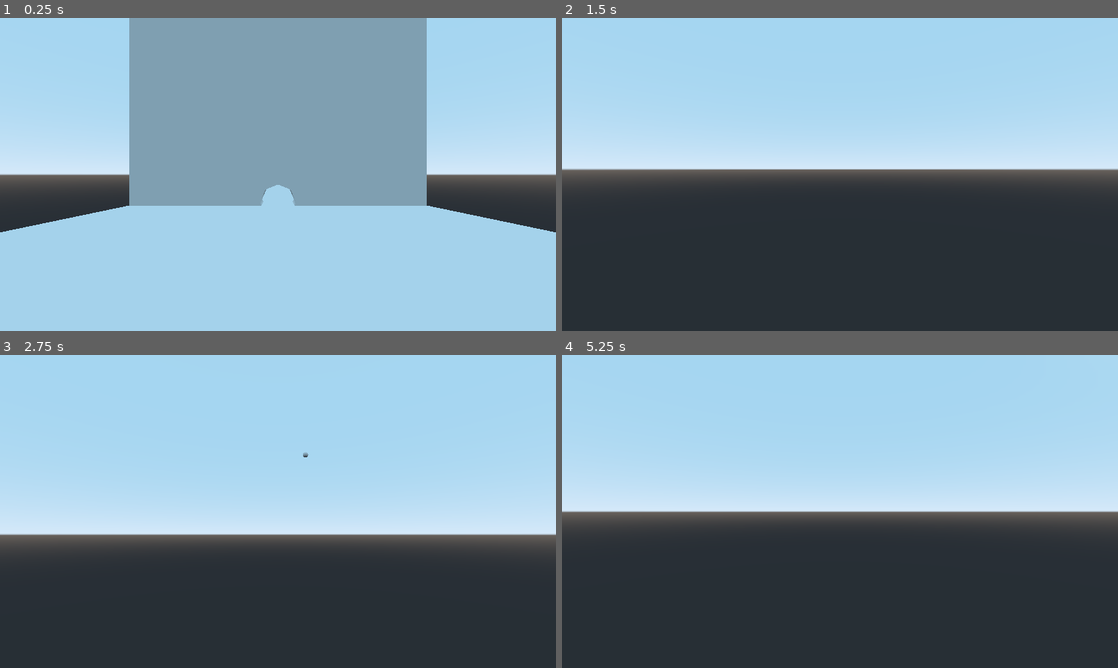
Above: before the commit, frames 1-4 (two rows, left to right).
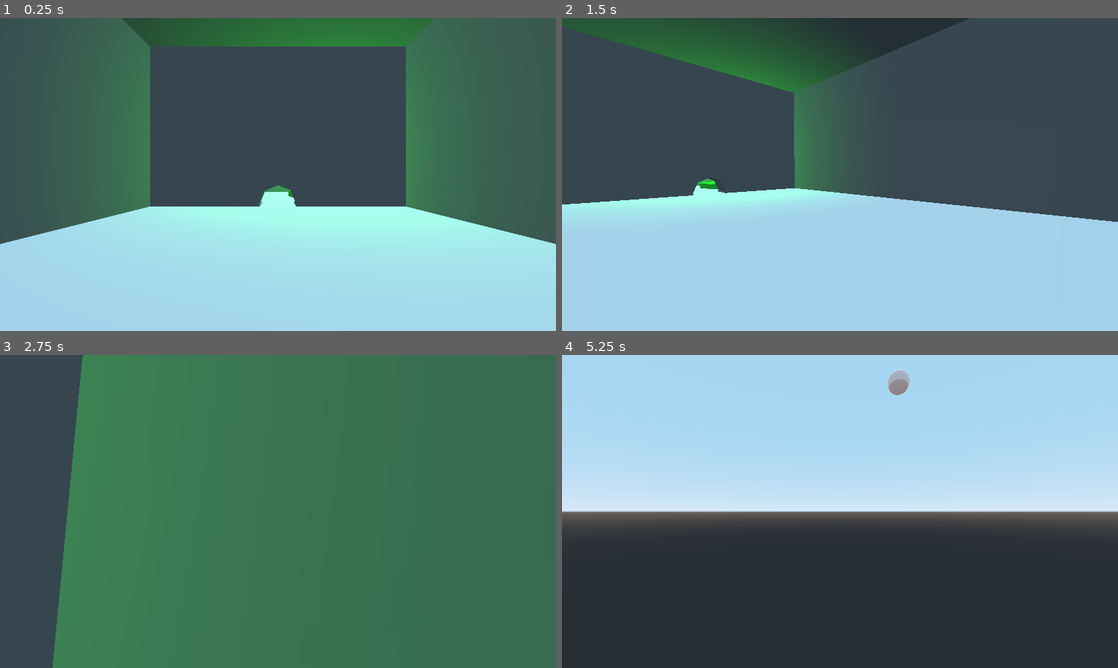
Above: after the commit, the same moments.

Repository: duckinator/nyoom
Game: Godot game, scene res://Main.tscn
Same seed, same stepped clock (60 frames per second), same inputs: the game is played once before the commit and once after it.
Inputs (mouse positions are in pixels of both pictures, inside the frame that each line leads up to):
- Up to frame 1 (0.25 s): no input
- Up to frame 2 (1.5 s): tap Enter at 0.5 s; move the mouse to (867, 174) at 0.52 s; hold W (movement_forward) from 0.53 s (still down); click (867, 174) at 0.6 s; tap Space (movement_jump) at 0.77 s; move the mouse to (812, 174) at 1.27 s; right-click (812, 174) at 1.35 s
- Up to frame 3 (2.75 s): keep holding W (movement_forward); tap Space (movement_jump) at 1.52 s; move the mouse to (289, 505) at 2.02 s; click (289, 505) at 2.1 s
- Up to frame 4 (5.25 s): keep holding W (movement_forward); move the mouse to (834, 517) at 2.77 s; right-click (834, 517) at 2.85 s; tap Space (movement_jump) at 3.02, 3.5, 3.77, 4.52 s; move the mouse to (878, 514) at 3.52 s; click (878, 514) at 3.6 s; move the mouse to (795, 508) at 4.27 s; right-click (795, 508) at 4.35 s; tap Enter at 5 s; move the mouse to (845, 511) at 5.02 s; click (845, 511) at 5.1 s

The runs differ from the first frame. In frame 1, 69% of the frame differs, in the area x 0-100%, y 0-74%; in frame 2, 94%; in frame 3, 99%, in the area x 0-100%, y 0-100%; in frame 4, 0.3%.

Commit message:
WOOOOO

Diff:
--- a/src/Bullet.tscn
+++ b/src/Bullet.tscn
@@ -10,6 +10,17 @@
 height = 0.5
 radial_segments = 32
 
+[sub_resource type="SpatialMaterial" id=4]
+albedo_color = Color( 0.54902, 0.580392, 0.619608, 1 )
+metallic = 0.2
+metallic_specular = 1.0
+roughness = 0.0
+emission_enabled = true
+emission = Color( 0.541176, 0.505882, 0.505882, 1 )
+emission_energy = 1.0
+emission_operator = 0
+emission_on_uv2 = false
+
 [sub_resource type="SphereShape" id=2]
 radius = 0.25
 
@@ -20,7 +31,7 @@
 
 [node name="MeshInstance" type="MeshInstance" parent="."]
 mesh = SubResource( 1 )
-material/0 = null
+material/0 = SubResource( 4 )
 
 [node name="CollisionShape" type="CollisionShape" parent="."]
 shape = SubResource( 2 )
--- /dev/null
+++ b/src/Environment.tres
@@ -0,0 +1,5 @@
+[gd_resource type="SpatialMaterial" format=2]
+
+[resource]
+albedo_color = Color( 0.909804, 0.266667, 0.180392, 1 )
+metallic = 0.2
--- /dev/null
+++ b/src/Game.gd
@@ -0,0 +1,14 @@
+extends Node
+
+var level = 1
+
+# Called when the node enters the scene tree for the first time.
+func _ready():
+	pass # Replace with function body.
+
+# Called every frame. 'delta' is the elapsed time since the previous frame.
+#func _process(delta):
+#	pass
+
+func level_complete():
+	print("WOOOO")
--- a/src/Level1.tscn
+++ b/src/Level1.tscn
@@ -1,73 +1,82 @@
-[gd_scene load_steps=8 format=2]
+[gd_scene load_steps=6 format=2]
 
 [ext_resource path="res://Player.tscn" type="PackedScene" id=1]
+[ext_resource path="res://Walls.tres" type="Material" id=2]
+[ext_resource path="res://environment/exit_pad/ExitPad.tscn" type="PackedScene" id=3]
 
-[sub_resource type="CubeMesh" id=8]
-size = Vector3( 10, 2, 200 )
+[sub_resource type="CubeMesh" id=1]
+size = Vector3( 10, 2, 20 )
 
-[sub_resource type="ConvexPolygonShape" id=15]
-points = PoolVector3Array( -5, 1, 100, 5, 1, -100, 5, 1, 100, -5, 1, -100, -5, -1, 100, 5, -1, -100, 5, -1, 100, -5, -1, -100, 5, 1, 100, -5, 1, -100, 5, 1, -100, -5, 1, 100, 5, -1, 100, -5, -1, -100, 5, -1, -100, -5, -1, 100, 5, 1, 100, -5, -1, 100, -5, 1, 100, 5, -1, 100, 5, 1, -100, -5, -1, -100, -5, 1, -100, 5, -1, -100 )
-
-[sub_resource type="CubeMesh" id=10]
-size = Vector3( 10, 1, 10 )
-
-[sub_resource type="ConvexPolygonShape" id=11]
-points = PoolVector3Array( -5, 1, 5, 5, 1, -5, 5, 1, 5, -5, 1, -5, -5, -1, 5, 5, -1, -5, 5, -1, 5, -5, -1, -5, 5, 1, 5, -5, 1, -5, 5, 1, -5, -5, 1, 5, 5, -1, 5, -5, -1, -5, 5, -1, -5, -5, -1, 5, 5, 1, 5, -5, -1, 5, -5, 1, 5, 5, -1, 5, 5, 1, -5, -5, -1, -5, -5, 1, -5, 5, -1, -5 )
-
-[sub_resource type="CubeMesh" id=13]
-size = Vector3( 10, 1, 20 )
-
-[sub_resource type="ConvexPolygonShape" id=16]
-points = PoolVector3Array( -5, 0.5, 10, 5, 0.5, -10, 5, 0.5, 10, -5, 0.5, -10, -5, -0.5, 10, 5, -0.5, -10, 5, -0.5, 10, -5, -0.5, -10, 5, 0.5, 10, -5, 0.5, -10, 5, 0.5, -10, -5, 0.5, 10, 5, -0.5, 10, -5, -0.5, -10, 5, -0.5, -10, -5, -0.5, 10, 5, 0.5, 10, -5, -0.5, 10, -5, 0.5, 10, 5, -0.5, 10, 5, 0.5, -10, -5, -0.5, -10, -5, 0.5, -10, 5, -0.5, -10 )
+[sub_resource type="BoxShape" id=2]
+extents = Vector3( 5, 1, 10 )
 
 [node name="Level1" type="Spatial"]
 
 [node name="Player" parent="." instance=ExtResource( 1 )]
 
 [node name="Floor" type="MeshInstance" parent="."]
-editor/display_folded = true
-transform = Transform( 1, 0, 0, 0, 1, 0, 0, 0, 1, 0, -1, -90 )
-mesh = SubResource( 8 )
+transform = Transform( 1, 0, 0, 0, 1, 0, 0, 0, 1, 0, -1, -4 )
+mesh = SubResource( 1 )
 material/0 = null
 
 [node name="StaticBody" type="StaticBody" parent="Floor"]
 
 [node name="CollisionShape" type="CollisionShape" parent="Floor/StaticBody"]
-shape = SubResource( 15 )
+shape = SubResource( 2 )
 
 [node name="CSGCombiner" type="CSGCombiner" parent="."]
-transform = Transform( 1, 0, 0, 0, 1, 0, 0, 0, 1, 0, 25, -8 )
+transform = Transform( 1, 0, 0, 0, 1, 0, 0, 0, 1, 0, 10, -7.5 )
 use_collision = true
 
 [node name="CSGBox" type="CSGBox" parent="CSGCombiner"]
-width = 10.0
-height = 50.0
+transform = Transform( 1, 0, 0, 0, 1, 0, 0, 0, 1, 0, -7.5, 0 )
+width = 8.0
+height = 5.0
 depth = 1.0
+material = ExtResource( 2 )
 
 [node name="CSGCylinder" type="CSGCylinder" parent="CSGCombiner"]
-transform = Transform( 1, 0, 0, 0, -4.37114e-08, -1, 0, 1, -4.37114e-08, 0, -24.893, 0 )
+transform = Transform( 1, 0, 0, 0, -4.37114e-08, -1, 0, 1, -4.37114e-08, 9.53674e-07, -9.93271, 0 )
 operation = 2
 radius = 0.6
 height = 5.0
+smooth_faces = false
+material = ExtResource( 2 )
 
-[node name="MeshInstance" type="MeshInstance" parent="."]
-editor/display_folded = true
-transform = Transform( 1, 0, 0, 0, 0.5, 0.866025, 0, -0.866025, 0.5, 0, 27.8576, -34.2633 )
-mesh = SubResource( 10 )
-material/0 = null
+[node name="CSGBox2" type="CSGBox" parent="CSGCombiner"]
+transform = Transform( 1, 0, 0, 0, 1, 0, 0, 0, 1, 0, -7, 13 )
+width = 10.0
+height = 6.0
+depth = 1.0
+material = ExtResource( 2 )
 
-[node name="StaticBody" type="StaticBody" parent="MeshInstance"]
+[node name="CSGBox3" type="CSGBox" parent="CSGCombiner"]
+transform = Transform( -4.37114e-08, 0, 1, 0, 1, 0, -1, 0, -4.37114e-08, -4.5, -7, 3.5 )
+width = 18.0
+height = 6.0
+depth = 1.0
+material = ExtResource( 2 )
 
-[node name="CollisionShape" type="CollisionShape" parent="MeshInstance/StaticBody"]
-shape = SubResource( 11 )
+[node name="CSGBox4" type="CSGBox" parent="CSGCombiner"]
+transform = Transform( -4.37114e-08, 0, 1, 0, 1, 0, -1, 0, -4.37114e-08, 4.5, -7, 3.5 )
+width = 18.0
+height = 6.0
+depth = 1.0
+material = ExtResource( 2 )
 
-[node name="Platform1" type="MeshInstance" parent="."]
-editor/display_folded = true
-transform = Transform( 1, 0, 0, 0, 1, 0, 0, 0, 1, 0, 20, -17.5 )
-mesh = SubResource( 13 )
-material/0 = null
+[node name="CSGBox5" type="CSGBox" parent="CSGCombiner"]
+transform = Transform( 1, 0, 0, 0, 1, 0, 0, 0, 1, 0, -4.5, 3.5 )
+width = 8.0
+height = 1.0
+depth = 18.0
+material = ExtResource( 2 )
 
-[node name="StaticBody" type="StaticBody" parent="Platform1"]
+[node name="CSGBox6" type="CSGBox" parent="CSGCombiner"]
+transform = Transform( 1, 0, 0, 0, 1, 0, 0, 0, 1, 0, -7, -6 )
+width = 10.0
+height = 6.0
+depth = 1.0
+material = ExtResource( 2 )
 
-[node name="CollisionShape" type="CollisionShape" parent="Platform1/StaticBody"]
-shape = SubResource( 16 )
+[node name="ExitPad" parent="." instance=ExtResource( 3 )]
+transform = Transform( 1, 0, 0, 0, 1, 0, 0, 0, 1, 2, 0.125, -10.5 )
--- /dev/null
+++ b/src/Walls.tres
@@ -0,0 +1,5 @@
+[gd_resource type="SpatialMaterial" format=2]
+
+[resource]
+albedo_color = Color( 0.545098, 0.545098, 0.545098, 1 )
+metallic = 0.5
--- /dev/null
+++ b/src/environment/exit_pad/ExitPad.gd
@@ -0,0 +1,12 @@
+extends RigidBody
+
+onready var player = get_parent().get_node('Player')
+
+func _ready():
+	set_contact_monitor(true)
+	set_max_contacts_reported(5)
+	connect("body_entered", self, "_process_body_entered")
+
+func _process_body_entered(body):
+	if body == player:
+		Game.level_complete()
--- /dev/null
+++ b/src/environment/exit_pad/ExitPad.tscn
@@ -0,0 +1,40 @@
+[gd_scene load_steps=5 format=2]
+
+[ext_resource path="res://environment/exit_pad/ExitPad.gd" type="Script" id=1]
+
+[sub_resource type="CylinderMesh" id=1]
+top_radius = 1.5
+bottom_radius = 1.5
+height = 0.25
+
+[sub_resource type="SpatialMaterial" id=2]
+albedo_color = Color( 0.180392, 0.85098, 0.180392, 1 )
+
+[sub_resource type="CylinderShape" id=3]
+radius = 3.0
+
+[node name="BouncePad" type="RigidBody"]
+transform = Transform( 1, 0, 0, 0, 1, 0, 0, 0, 1, 0, 0.5, 0 )
+can_sleep = false
+axis_lock_linear_x = true
+axis_lock_linear_y = true
+axis_lock_linear_z = true
+axis_lock_angular_x = true
+axis_lock_angular_y = true
+axis_lock_angular_z = true
+script = ExtResource( 1 )
+
+[node name="MeshInstance" type="MeshInstance" parent="."]
+mesh = SubResource( 1 )
+material/0 = SubResource( 2 )
+
+[node name="CollisionShape" type="CollisionShape" parent="."]
+transform = Transform( 1, 0, 0, 0, 1, 0, 0, 0, 1, 0, 0.5, 0 )
+shape = SubResource( 3 )
+
+[node name="OmniLight" type="OmniLight" parent="."]
+transform = Transform( 1, 0, 0, 0, 1, 0, 0, 0, 1, 0, 1.5, 0 )
+light_color = Color( 0.180392, 0.85098, 0.180392, 1 )
+light_energy = 5.0
+omni_range = 10.0
+omni_shadow_detail = 0
--- a/src/project.godot
+++ b/src/project.godot
@@ -18,6 +18,10 @@
 config/name="nyoom"
 run/main_scene="res://Main.tscn"
 config/icon="res://icon.png"
+
+[autoload]
+
+Game="*res://Game.gd"
 
 [display]
 
Not shown: 1 places in src/Bullet.tscn that only renumber resources
